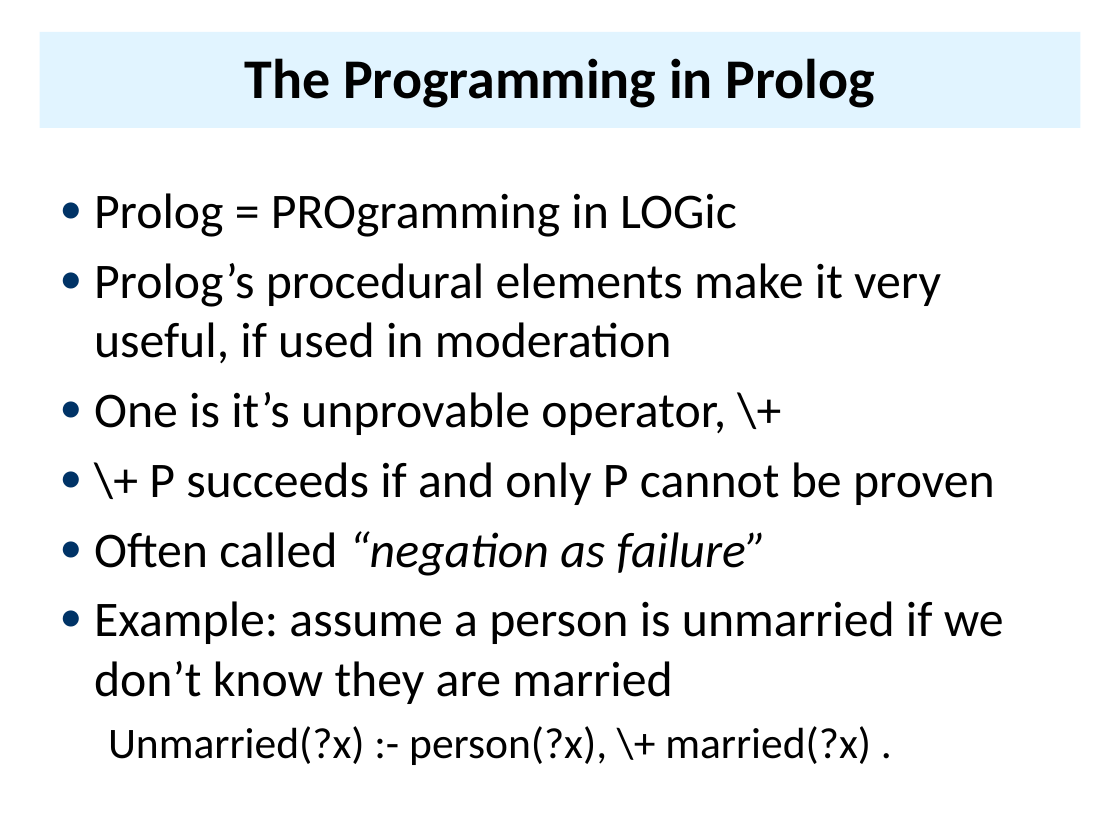
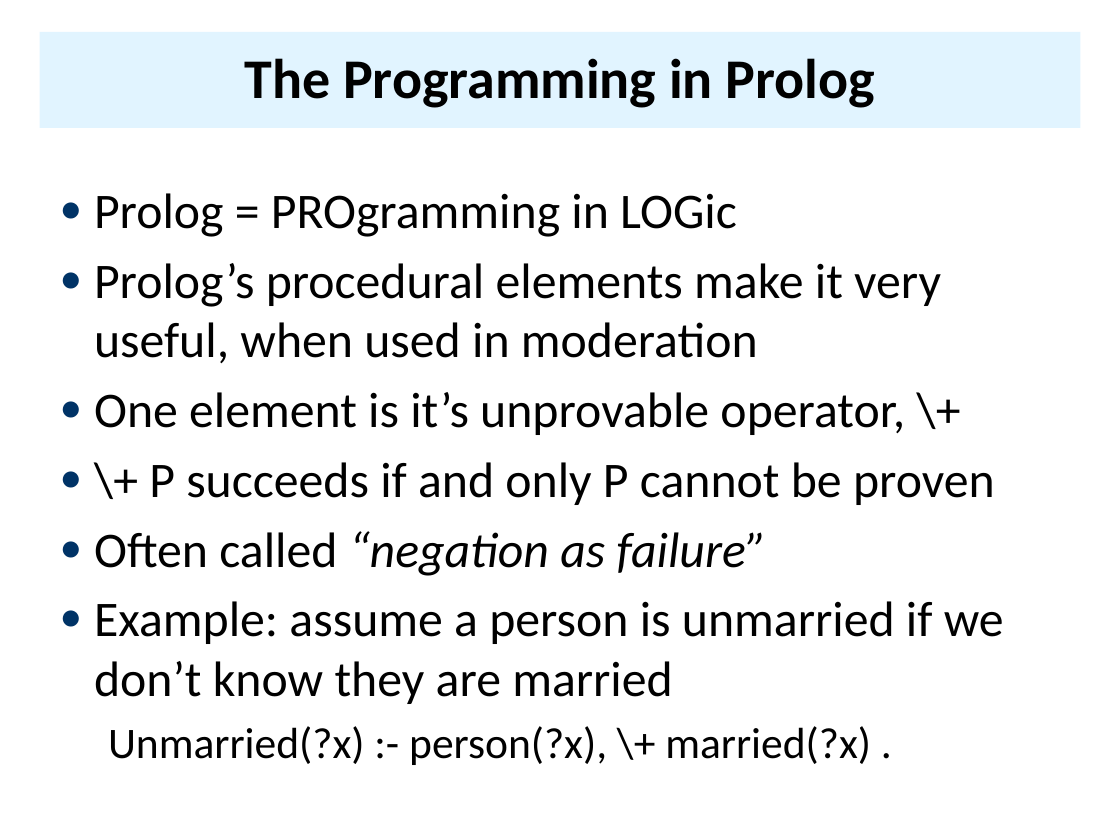
Before and after one commit to UMBC-CMSC-491-691-F19-Knowledge-Graphs/class_material, a slide deck: slide 13 of notes/14_rules/14_owl_rules.pptx. Drawn at 1120x840 pixels with LibreOffice and Linux fonts; fonts in the diff are those of the drawing. Boxes give left, top, right and bottom in pixels: in the first picture for what was removed or moved away, otherwise in the second. Text is boxed around its words. In the diff, an @@ line names an element or a change of style, - is before the commit and + after.

```diff
--- a/notes/14_rules/14_owl_rules.pptx
+++ b/notes/14_rules/14_owl_rules.pptx
@@ text at (x1=94, y1=263, x2=941, y2=435): text changed @@
-● Prolog’s procedural elements make it very useful, if used in moderation
-● One is it’s unprovable operator, \+
+● Prolog’s procedural elements make it very useful, when used in moderation
+● One element is it’s unprovable operator, \+
```
Also in this commit, not shown: 8 other slides changed, 1 slide added, 5 other files.
